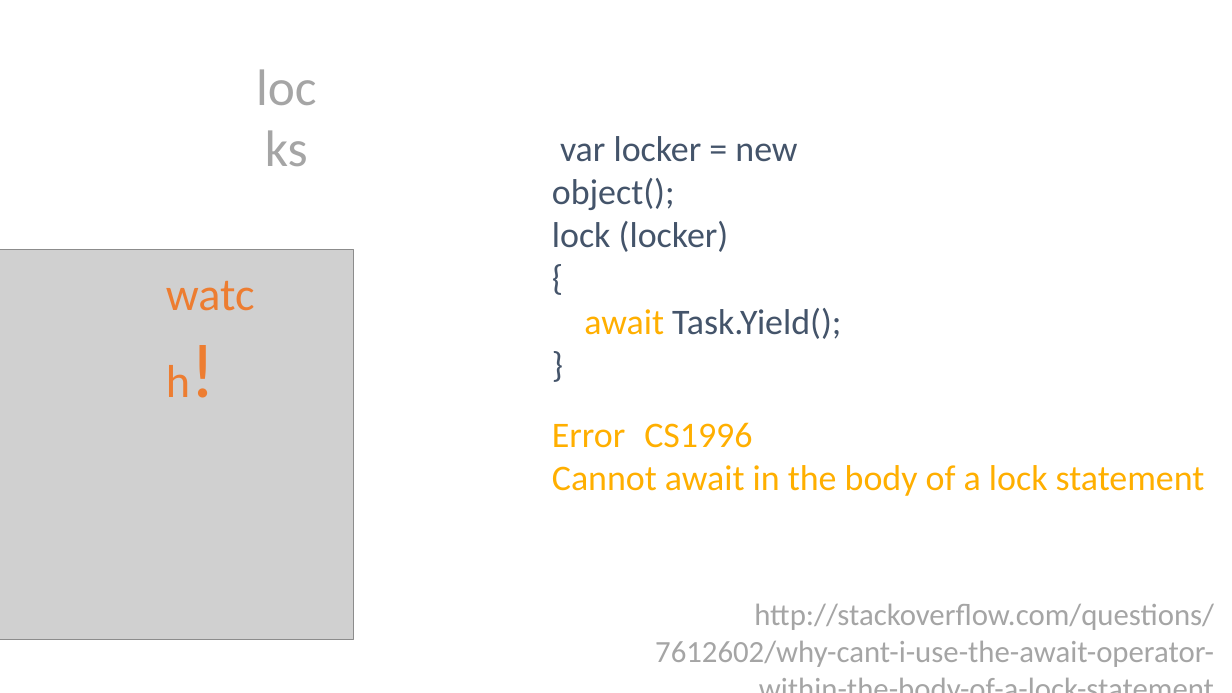
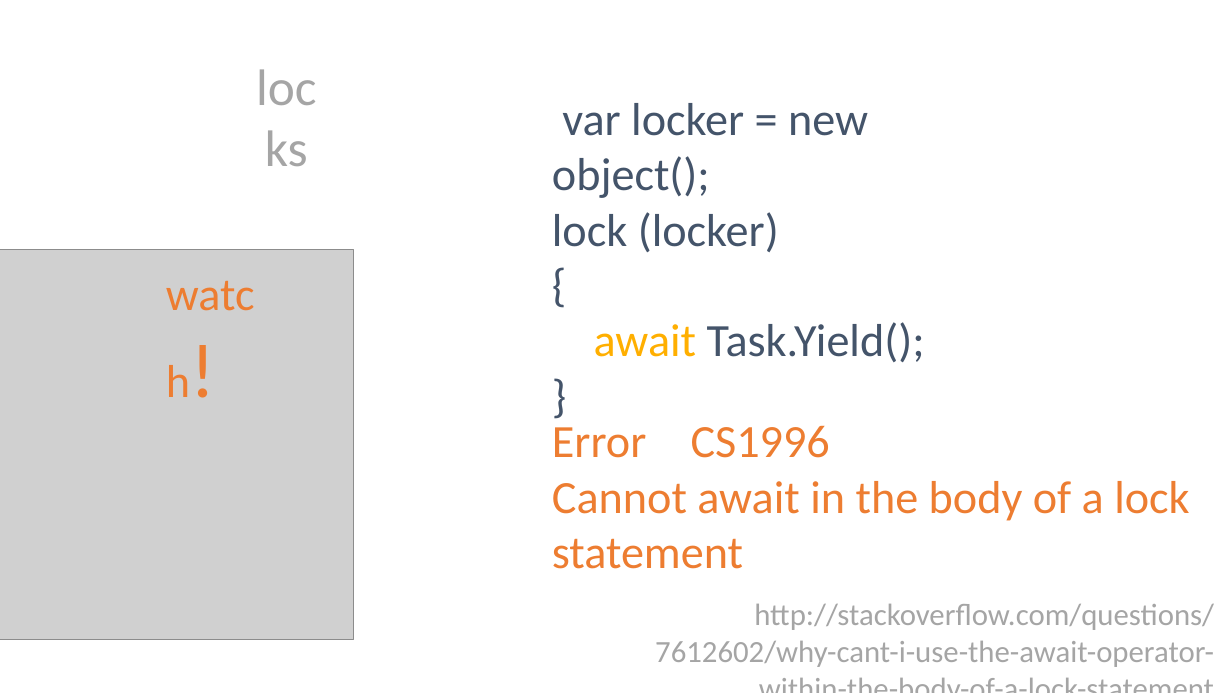
Before and after one commit to danielmarbach/RearchitectTowardsAsyncAwait, a slide deck: slide 32 of presentation.pptx (slide 33 before the commit). Drawn at 1232x693 pixels with LibreOffice and Linux fonts; fonts in the diff are those of the drawing; grey boxes stand for pictures. Boxes give left, top, right and bottom in pixels: in the first picture for what was removed or moved away, otherwise in the second. Text is boxed around its words. In the diff, an @@ line names an element or a change of style, - is before the commit and + after.

```diff
--- a/presentation.pptx
+++ b/presentation.pptx
@@ text "var locker = new object();": place and size @@
-text "var locker = new object();" at [552, 136, 841, 339]
+text "var locker = new object();" at [552, 103, 925, 362]
@@ text "var locker = new object();" at [552, 103, 925, 362]: size 28 to 36 pt @@
@@ text "Error CS1996 Cannot await in ..." at [552, 425, 1189, 521]: size 28 to 36 pt, text colour #FFAF00 to #ED7D31 @@
```
Also in this commit, not shown: 17 other slides changed, 8 slides added, 8 slides removed, 1 other file.
